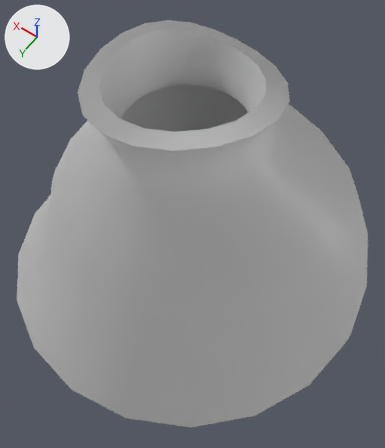
Renders of the FBX model Assets/Imports/FBX/Classroom/ENCRIER.fbx from each side of a commit.
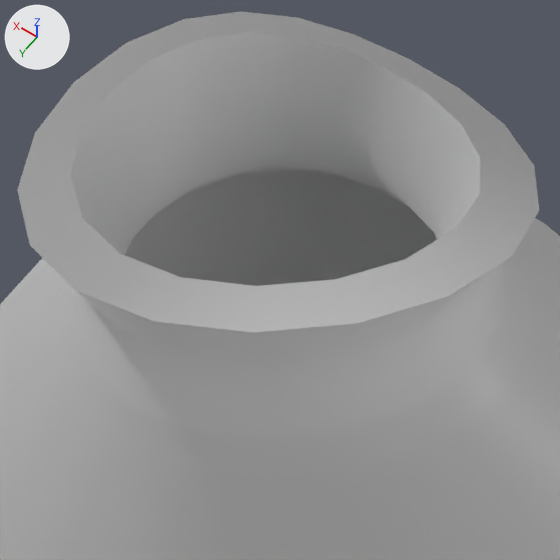
Each version is shown whole from a 50 mm camera at (-0.0519, 0.0722, 0.1271) aimed at (-0.0059, 0.0079, 0.026), then close up on the part from 18% to 77% of the width and 3% to 54% of the height. Lighting does not change. The marker at upper left points along +X, +Y and +Z. Where no turn or scale is listed for an object, it has been applied to the vertices.

In view in the first close-up: 'ENCRIER001'.
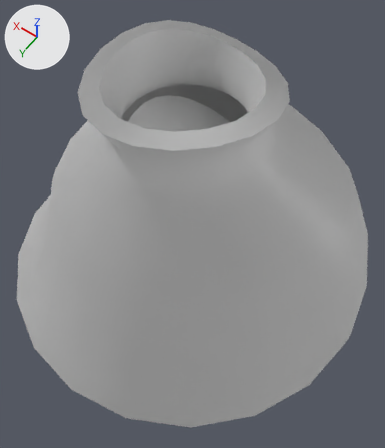
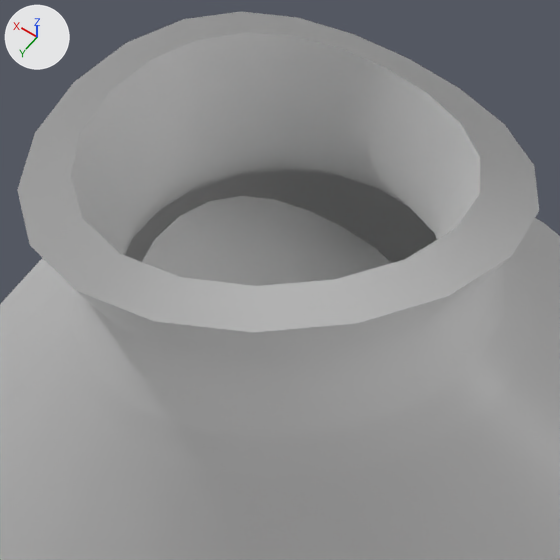
Edits to the scene script, one JSON object a line:
```json
{"block": "me_mesh", "where": "# used by ob_encrier001; location = (0.0, 0.0, 0.0)"}
{"op": "remove", "block": "me_mesh", "code": "me_mesh.from_pydata(...)  # 642 vertices, 660 faces; spans x -0.0489..0.05, y -0.0479..0.05, z 0.0..0.0665"}
{"op": "add", "block": "me_mesh", "code": "me_mesh.from_pydata(...)  # 964 vertices, 1000 faces; spans x -0.0489..0.05, y -0.0479..0.05, z 0.0..0.0665"}
{"block": "me_mesh", "change": "me_mesh part 1: a new loose piece of 322 vertices spanning x -0.0313..0.0356, y -0.0277..0.029, z 0.0062..0.0496"}
```

Pixel boxes [x1, y1, x2, y2] of what changed, in the close-ups (560 x 560 px):
```json
{"part": 1, "of": "me_mesh", "change": "added", "after": [142, 196, 391, 286]}
```
